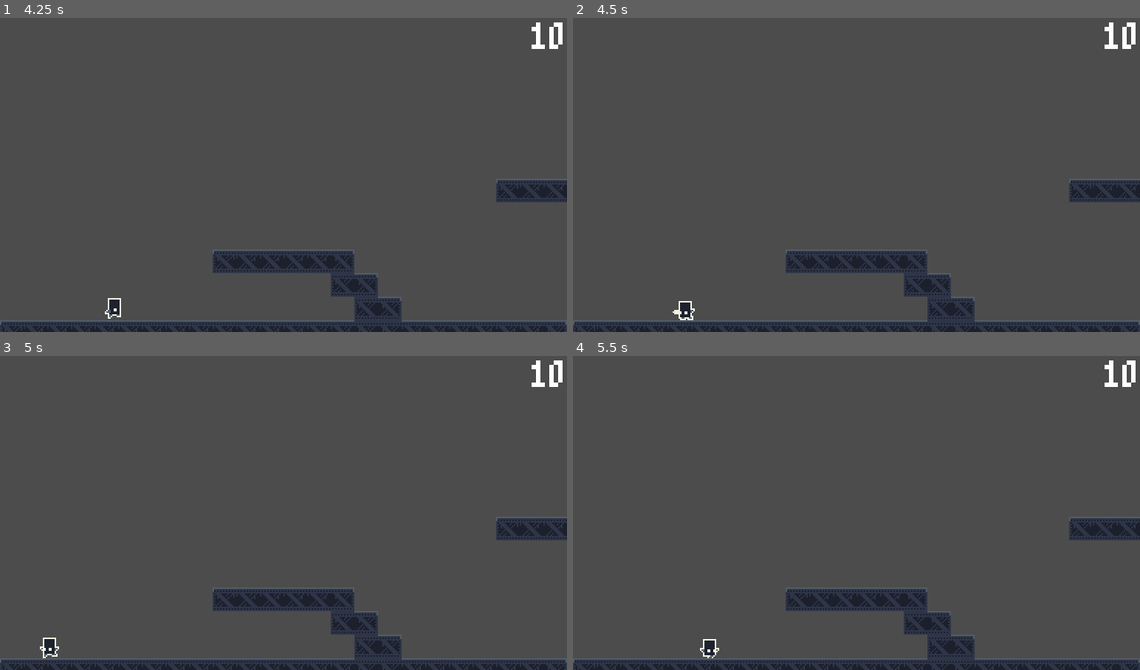
Above: before the commit, frames 1-4 (two rows, left to right).
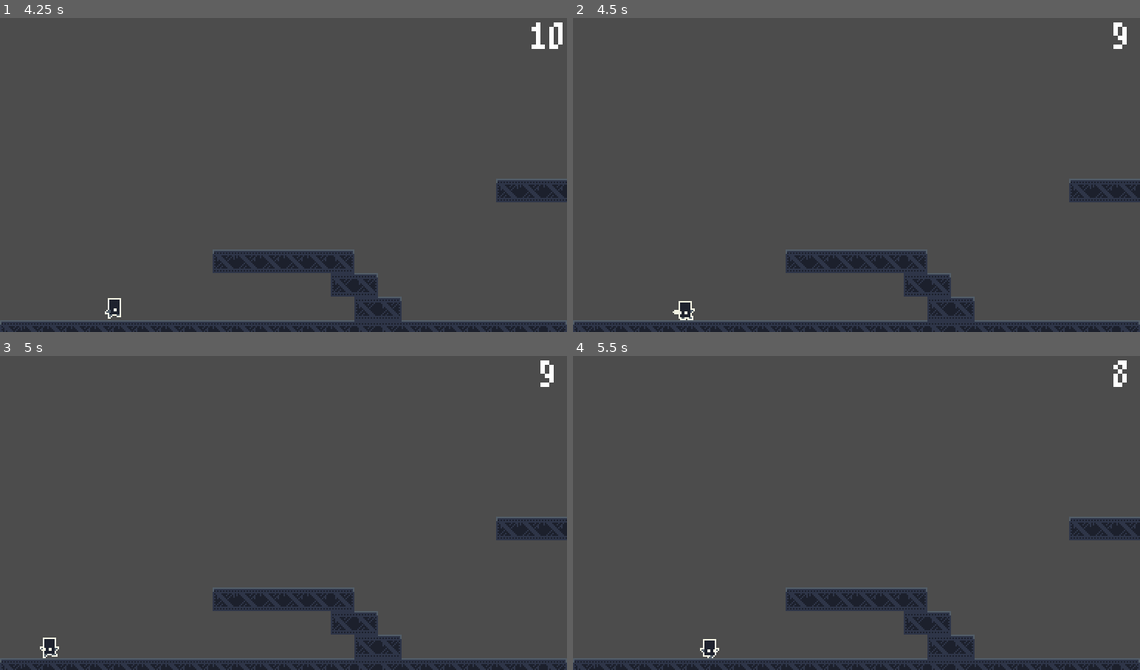
Above: after the commit, the same moments.

Repository: CodePidgy/Time-Step
Game: Godot game, scene res://src/Main/Game.tscn
Two runs of this game, one before a commit and one after it. Both use one fixed random seed, a clock stepped at 60 frames per second and the inputs below.
Inputs (mouse positions are in pixels of both pictures, inside the frame that each line leads up to):
- Up to frame 1 (4.25 s): tap Enter at 0.5 s; move the mouse to (408, 156) at 0.52 s; hold D (move_right) 0.53-2.03 s; right-click (408, 156) at 0.6 s; tap Space (jump) at 0.77, 1.52, 3.02, 3.5, 3.77 s; move the mouse to (170, 187) at 1.27 s; click (170, 187) at 1.35 s; move the mouse to (340, 102) at 2.02 s; hold A (move_left) 2.03-2.78 s; right-click (340, 102) at 2.1 s; move the mouse to (255, 237) at 2.77 s; hold D (move_right) from 2.78 s (still down); click (255, 237) at 2.85 s; move the mouse to (453, 222) at 3.52 s; right-click (453, 222) at 3.6 s
- Up to frame 2 (4.5 s): move the mouse to (686, 124) at 4.27 s; release D (move_right) at 4.28 s; hold A (move_left) from 4.28 s (still down); click (686, 124) at 4.35 s
- Up to frame 3 (5 s): keep holding A (move_left); tap Space (jump) at 4.52 s
- Up to frame 4 (5.5 s): move the mouse to (884, 509) at 5.02 s; release A (move_left) at 5.03 s; hold D (move_right) from 5.03 s (still down); right-click (884, 509) at 5.1 s

Frame 1 is identical in both runs. In frame 2, 0.2% of the frame differs, in the area x 93-100%, y 1-10%; in frame 3, 0.2%; in frame 4, 0.3%.

Commit message:
Fixed Game Timer not running

Diff:
--- a/src/Main/Game.gd
+++ b/src/Main/Game.gd
@@ -43,4 +43,5 @@
 		level += 1
 	add_child(_load_next_level())
 
+	TIMER.set_paused(false)
 	TIMER.stop()
